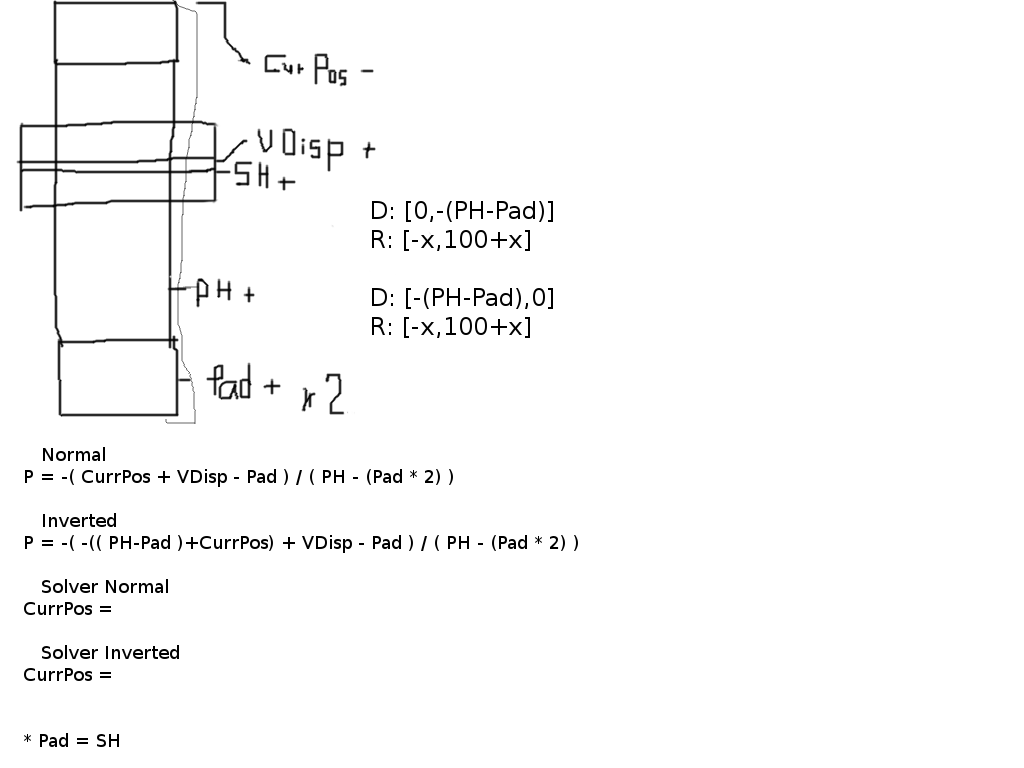
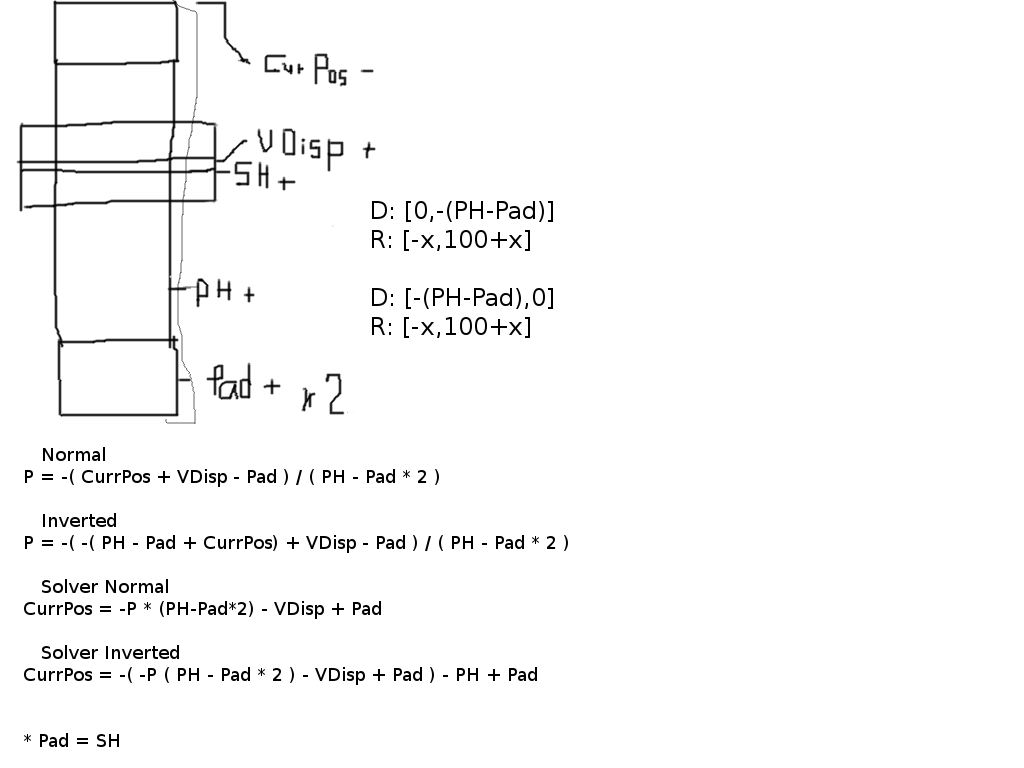
Two versions of the same layered image (1024x768). Layer-by-layer changes:
painted on "Normal ..." over [97, 469, 578, 685]
